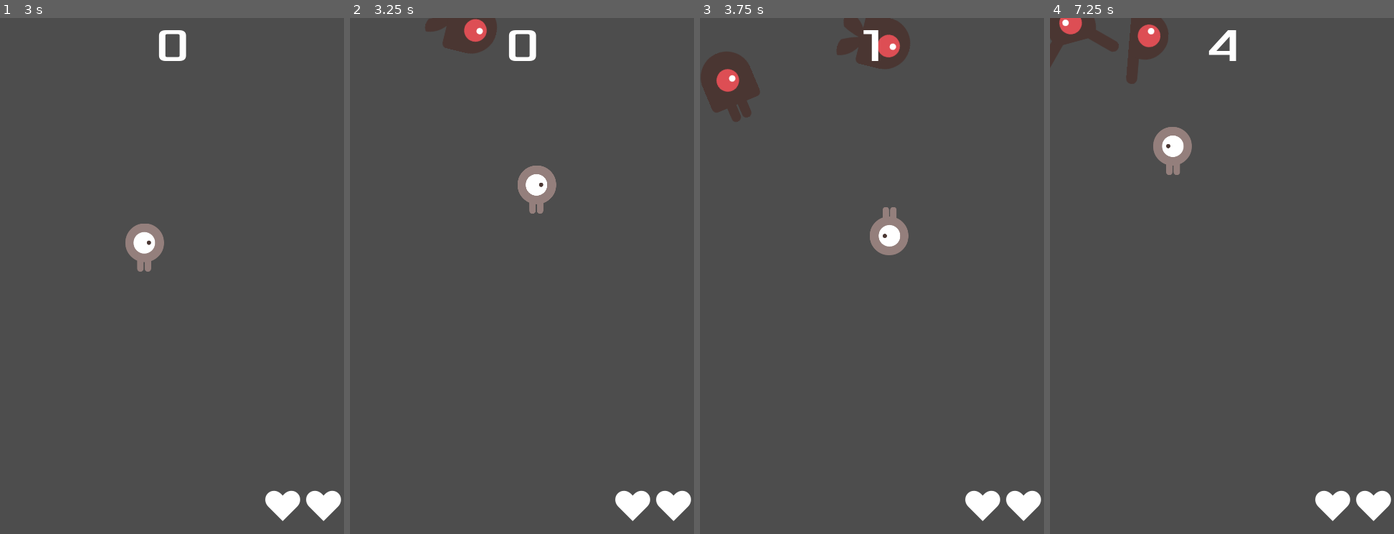
Above: before the commit, frames 1-4 (left to right).
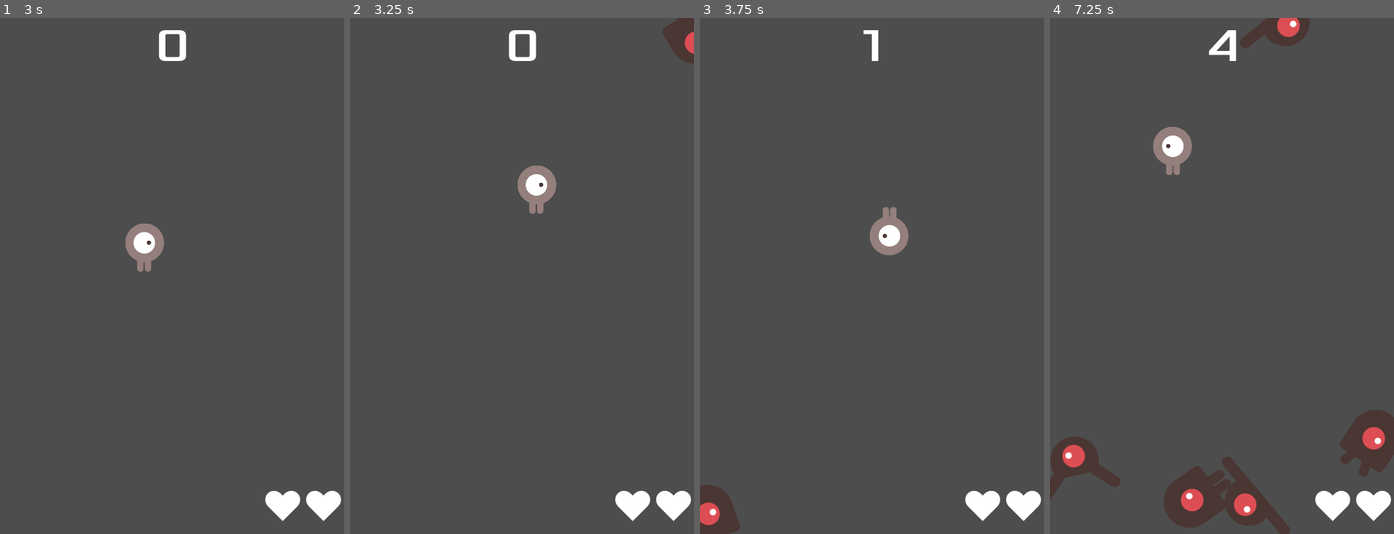
Above: after the commit, the same moments.

Repository: EnriqueSoria/GodotTutorial
Game: Godot game, scene res://main.tscn
Two runs of this game, one before a commit and one after it. Both use one fixed random seed, a clock stepped at 60 frames per second and the inputs below.
Inputs (mouse positions are in pixels of both pictures, inside the frame that each line leads up to):
- Up to frame 1 (3 s): click "Start" at 0.5 s; move the mouse to (247, 250) at 1.27 s; move the mouse to (103, 301) at 2.02 s; move the mouse to (206, 162) at 2.77 s
- Up to frame 2 (3.25 s): no input
- Up to frame 3 (3.75 s): move the mouse to (854, 379) at 3.52 s
- Up to frame 4 (7.25 s): move the mouse to (1325, 353) at 4.27 s; move the mouse to (1118, 198) at 5.02 s; move the mouse to (1239, 276) at 5.77 s; move the mouse to (1170, 147) at 6.52 s

Frame 1 is identical in both runs. In frame 2, 1.6% of the frame differs, in the area x 21-100%, y 0-9%; in frame 3, 3.8%; in frame 4, 7.8%, in the area x 0-100%, y 0-100%.

Commit message:
Spawn mobs from sides

Diff:
--- a/main.gd
+++ b/main.gd
@@ -1,6 +1,7 @@
 extends Node
 
 @export var mob_scene: PackedScene
+@export var life_scene: PackedScene
 var score
 
 
@@ -56,5 +57,8 @@
 	# Spawn the mob by adding it to the Main scene.
 	add_child(mob)
 
+func _on_life_timer_timeout() -> void:
+	pass
+
 func _ready():
 	pass # new_game()
--- a/main.tscn
+++ b/main.tscn
@@ -7,9 +7,9 @@
 
 [sub_resource type="Curve2D" id="Curve2D_0xm2m"]
 _data = {
-"points": PackedVector2Array(0, 0, 0, 0, 136, 0, 0, 0, 0, 0, 144, 120, 0, 0, 0, 0, 8, 128, 0, 0, 0, 0, 136, 0)
+"points": PackedVector2Array(0, 0, 0, 0, 498, -6, 0, 0, 0, 0, 493, 729, 0, 0, 0, 0, -13, 731, 0, 0, 0, 0, -23, -16, 0, 0, 0, 0, 498, -5)
 }
-point_count = 4
+point_count = 5
 
 [node name="Main" type="Node"]
 script = ExtResource("1_0xm2m")
@@ -18,6 +18,9 @@
 [node name="Player" parent="." instance=ExtResource("1_ig7tw")]
 
 [node name="MobTimer" type="Timer" parent="."]
+wait_time = 0.5
+
+[node name="LifeSpanwer" type="Timer" parent="."]
 wait_time = 0.5
 
 [node name="ScoreTimer" type="Timer" parent="."]
@@ -33,13 +36,15 @@
 curve = SubResource("Curve2D_0xm2m")
 
 [node name="MobSpawnLocation" type="PathFollow2D" parent="MobPath"]
-position = Vector2(136, 0)
-rotation = 1.5042281
+position = Vector2(498, -6)
+rotation = 1.5775989
+loop = false
 
 [node name="HUD" parent="." instance=ExtResource("4_1bvp3")]
 
 [connection signal="hit" from="Player" to="." method="game_over"]
 [connection signal="timeout" from="MobTimer" to="." method="_on_mob_timer_timeout"]
+[connection signal="timeout" from="LifeSpanwer" to="." method="_on_life_timer_timeout"]
 [connection signal="timeout" from="ScoreTimer" to="." method="_on_score_timer_timeout"]
 [connection signal="timeout" from="StartTimer" to="." method="_on_start_timer_timeout"]
 [connection signal="start_game" from="HUD" to="." method="new_game"]
--- a/mob.gd
+++ b/mob.gd
@@ -8,3 +8,4 @@
 
 func _on_visible_on_screen_notifier_2d_screen_exited():
 	queue_free()
+#
--- a/mob.tscn
+++ b/mob.tscn
@@ -49,6 +49,7 @@
 height = 86.0
 
 [node name="Mob" type="RigidBody2D"]
+collision_mask = 0
 gravity_scale = 0.0
 script = ExtResource("1_1qmh0")
 
